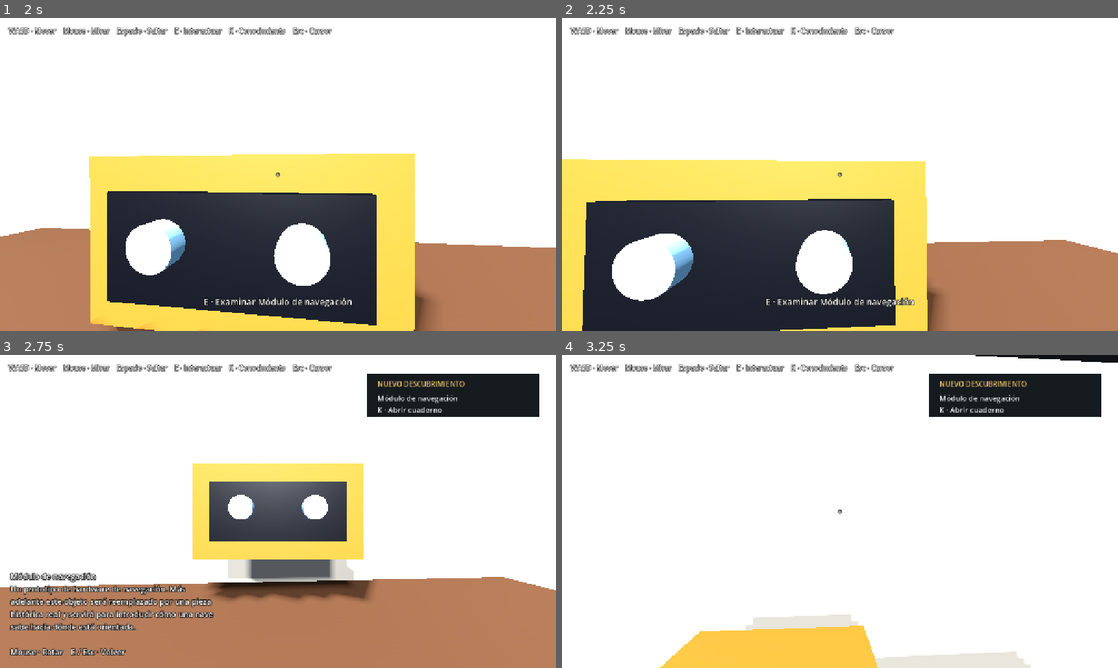
Above: before the commit, frames 1-4 (two rows, left to right).
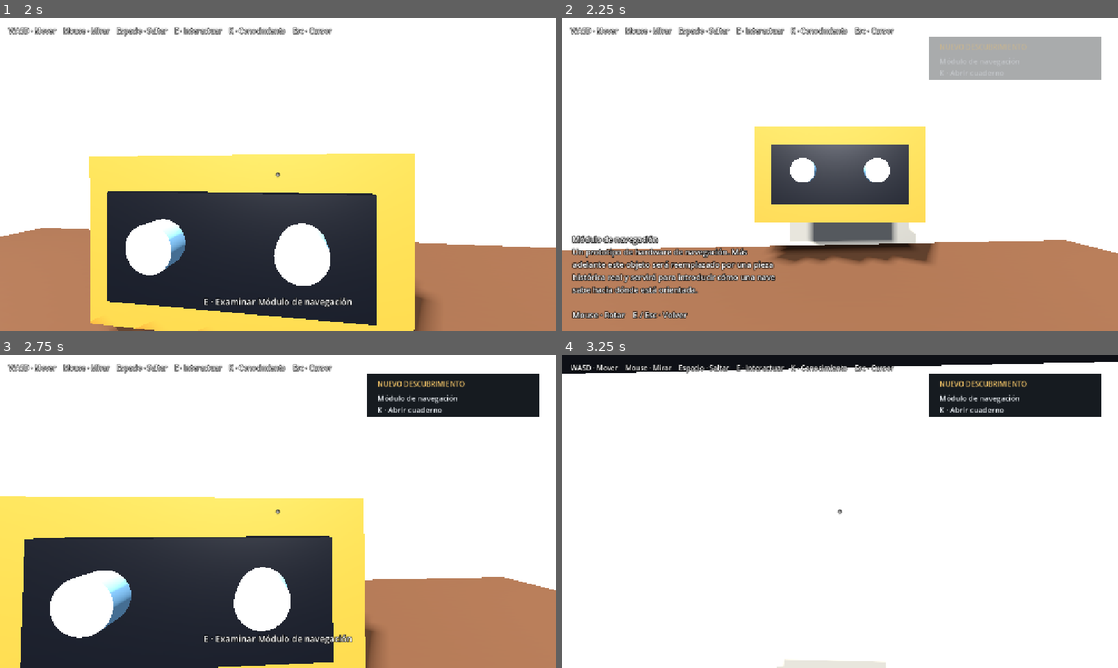
Above: after the commit, the same moments.

Repository: IDozy/starlightlegacy
Game: Godot game, scene res://scenes/main/main.tscn
The game is run twice, just before and just after one commit, with the same random seed, the same clock (stepped at 60 frames per second) and the same inputs.
Inputs (mouse positions are in pixels of both pictures, inside the frame that each line leads up to):
- Up to frame 1 (2 s): tap Enter at 0.5 s; move the mouse to (305, 174) at 0.52 s; hold W from 0.53 s (still down); tap E at 0.6, 1.35 s; click (305, 174) at 0.67 s; tap Space at 0.77, 1.52 s; move the mouse to (250, 174) at 1.27 s; click (250, 174) at 1.42 s
- Up to frame 2 (2.25 s): keep holding W; move the mouse to (851, 168) at 2.02 s; tap Enter at 2.1 s; click (851, 168) at 2.17 s
- Up to frame 3 (2.75 s): keep holding W; tap E at 2.3 s
- Up to frame 4 (3.25 s): keep holding W; tap Space at 2.75, 3.02 s; move the mouse to (834, 517) at 2.77 s; tap Z at 2.85 s; click (834, 517) at 2.92 s; tap E at 3.05 s

Frame 1 is identical in both runs. In frame 2, 42% of the frame differs, in the area x 0-97%, y 6-100%; in frame 3, 38%; in frame 4, 9.6%.

Commit message:
fix: make interaction input reliable on web

Diff:
--- a/scenes/player/player.gd
+++ b/scenes/player/player.gd
@@ -1,4 +1,6 @@
 extends CharacterBody3D
+
+const INPUT_COMPAT := preload("res://systems/input/input_compat.gd")
 
 signal interaction_prompt_changed(prompt: String)
 signal inspection_state_changed(is_inspecting: bool, title: String, description: String)
@@ -35,6 +37,11 @@
 			_capture_mouse()
 			return
 
+		if event.button_index == MOUSE_BUTTON_LEFT and _current_interactable != null:
+			_current_interactable.call("interact", self)
+			get_viewport().set_input_as_handled()
+			return
+
 	if _is_inspecting:
 		_handle_inspection_input(event)
 		return
@@ -45,11 +52,11 @@
 		head.rotation.x = clamp(head.rotation.x, deg_to_rad(-85.0), deg_to_rad(85.0))
 
 	if event is InputEventKey and event.pressed and not event.echo:
-		if event.keycode == KEY_E and _current_interactable != null:
+		if INPUT_COMPAT.key_matches(event, KEY_E) and _current_interactable != null:
 			_current_interactable.call("interact", self)
 			return
 
-		if event.keycode == KEY_ESCAPE:
+		if INPUT_COMPAT.key_matches(event, KEY_ESCAPE):
 			if Input.mouse_mode == Input.MOUSE_MODE_CAPTURED:
 				_release_mouse()
 			else:
@@ -172,15 +179,11 @@
 		return
 
 	if event is InputEventKey and event.pressed and not event.echo:
-		if event.keycode == KEY_E or event.keycode == KEY_ESCAPE:
+		if INPUT_COMPAT.key_matches(event, KEY_E) or INPUT_COMPAT.key_matches(event, KEY_ESCAPE):
 			stop_inspection()
 
 
 func _update_interaction_target() -> void:
-	if Input.mouse_mode != Input.MOUSE_MODE_CAPTURED:
-		_set_current_interactable(null)
-		return
-
 	interaction_ray.force_raycast_update()
 	var collider := interaction_ray.get_collider()
 	var new_interactable: Node = null
